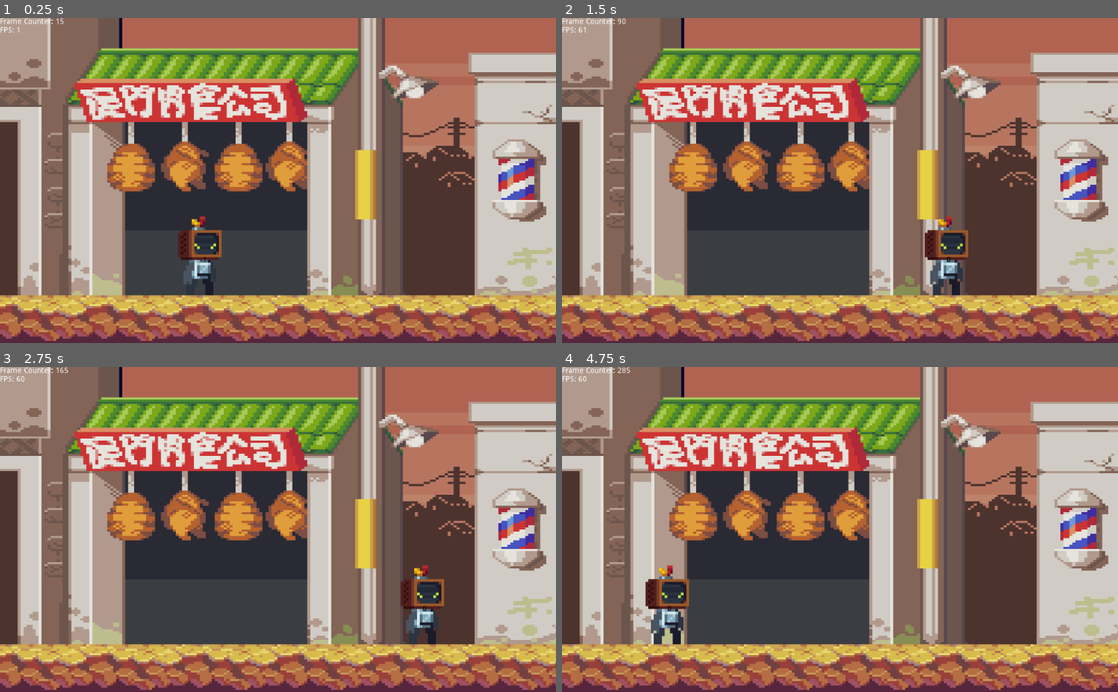
Above: before the commit, frames 1-4 (two rows, left to right).
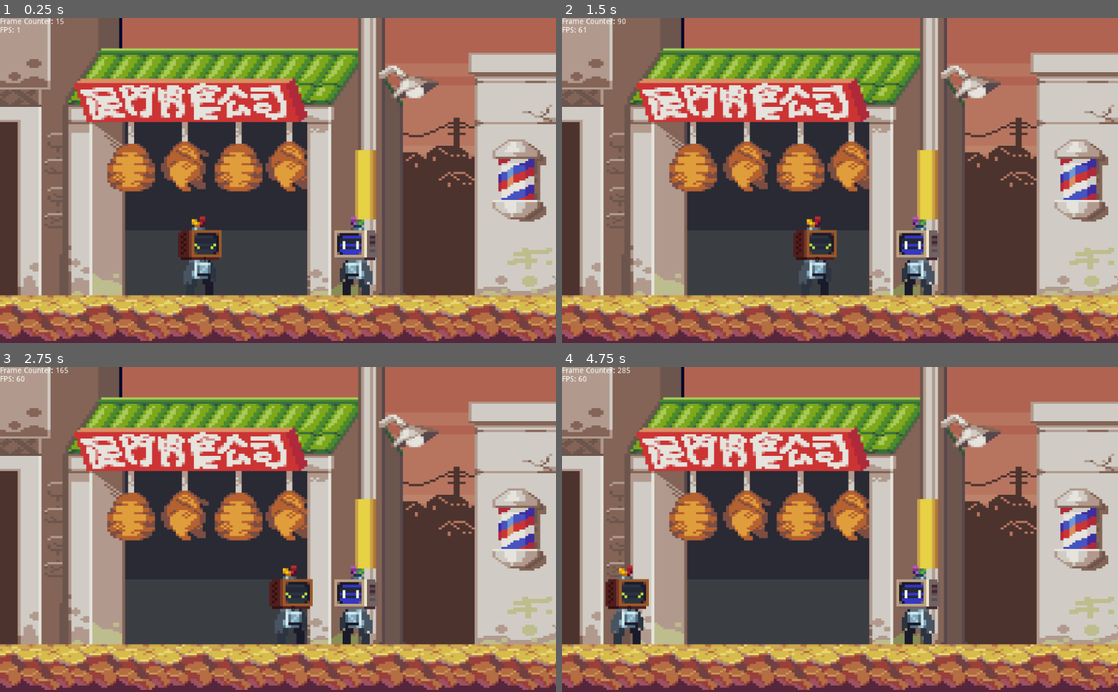
Above: after the commit, the same moments.

Repository: BasCandia/RollbackNetcodePeerToPeer
Game: Godot game, scene res://Scenes/Stage2DCollisions.tscn
Same seed, same stepped clock (60 frames per second), same inputs: the game is played once before the commit and once after it.
Inputs:
- Up to frame 1 (0.25 s): no input
- Up to frame 2 (1.5 s): tap Enter at 0.5 s; hold D 0.53-1.28 s; tap Z (GuardarDatos) at 0.6 s; tap Space at 0.77 s; hold A from 1.28 s (still down); tap P (test_fin) at 1.35 s
- Up to frame 3 (2.75 s): tap Space at 1.52 s; release A at 2.03 s; hold D from 2.03 s (still down); tap T (test_inicio) at 2.1 s
- Up to frame 4 (4.75 s): tap Enter at 2.85 s; tap Space at 3.02, 3.5, 3.77, 4.52 s; release D at 3.53 s; hold A from 3.53 s (still down); tap Z (GuardarDatos) at 3.6 s; tap P (test_fin) at 4.35 s

The runs differ from the first frame. In frame 1, 1.2% of the frame differs, in the area x 60-68%, y 61-86%; in frame 2, 3.1%; in frame 3, 3.2%; in frame 4, 3.7%, in the area x 7-68%, y 60-86%.

Commit message:
Player2 base

Diff:
--- /dev/null
+++ b/Scenes/NetPlayer.tscn
@@ -0,0 +1,15 @@
+[gd_scene load_steps=3 format=2]
+
+[ext_resource path="res://Sprites/TEST2.png" type="Texture" id=1]
+
+[sub_resource type="RectangleShape2D" id=1]
+extents = Vector2( 40, 72 )
+
+[node name="NetPlayer" type="KinematicBody2D"]
+
+[node name="Test2" type="Sprite" parent="."]
+position = Vector2( 0, -8 )
+texture = ExtResource( 1 )
+
+[node name="CollisionShape2D" type="CollisionShape2D" parent="."]
+shape = SubResource( 1 )
--- a/Scenes/Stage2DCollisions.tscn
+++ b/Scenes/Stage2DCollisions.tscn
@@ -6,6 +6,7 @@
 [ext_resource path="res://Scenes/Background.tscn" type="PackedScene" id=4]
 [ext_resource path="res://Scenes/Wall2DCollisions.tscn" type="PackedScene" id=5]
 [ext_resource path="res://Sprites/wall.png" type="Texture" id=6]
+[ext_resource path="res://Scenes/NetPlayer.tscn" type="PackedScene" id=7]
 
 [sub_resource type="TileSet" id=1]
 0/name = "wall.png 0"
@@ -32,24 +33,32 @@
 position = Vector2( 368, 440 )
 script = ExtResource( 3 )
 
+[node name="NetPlayer" parent="." instance=ExtResource( 7 )]
+position = Vector2( 656, 440 )
+
 [node name="StaticBody2D" parent="." instance=ExtResource( 5 )]
+visible = false
 position = Vector2( 513, 30 )
 scale = Vector2( 50, 1 )
 
 [node name="StaticBody2D2" parent="." instance=ExtResource( 5 )]
+visible = false
 position = Vector2( 520, 557 )
 scale = Vector2( 50, 1.5 )
 
 [node name="StaticBody2D3" parent="." instance=ExtResource( 5 )]
+visible = false
 position = Vector2( 984, 300 )
 scale = Vector2( 4, 10 )
 
 [node name="StaticBody2D4" parent="." instance=ExtResource( 5 )]
+visible = false
 position = Vector2( 40, 300 )
 scale = Vector2( 4, 10 )
 
 [node name="Background" parent="." instance=ExtResource( 4 )]
 light_mask = 2
+z_index = -1
 
 [node name="TileMap" type="TileMap" parent="."]
 visible = false
Not shown: 1 places in Scenes/Stage2DCollisions.tscn that only renumber resources
Binary file added: Sprites/TEST2.png
Not shown, added: Sprites/TEST2.png.import
